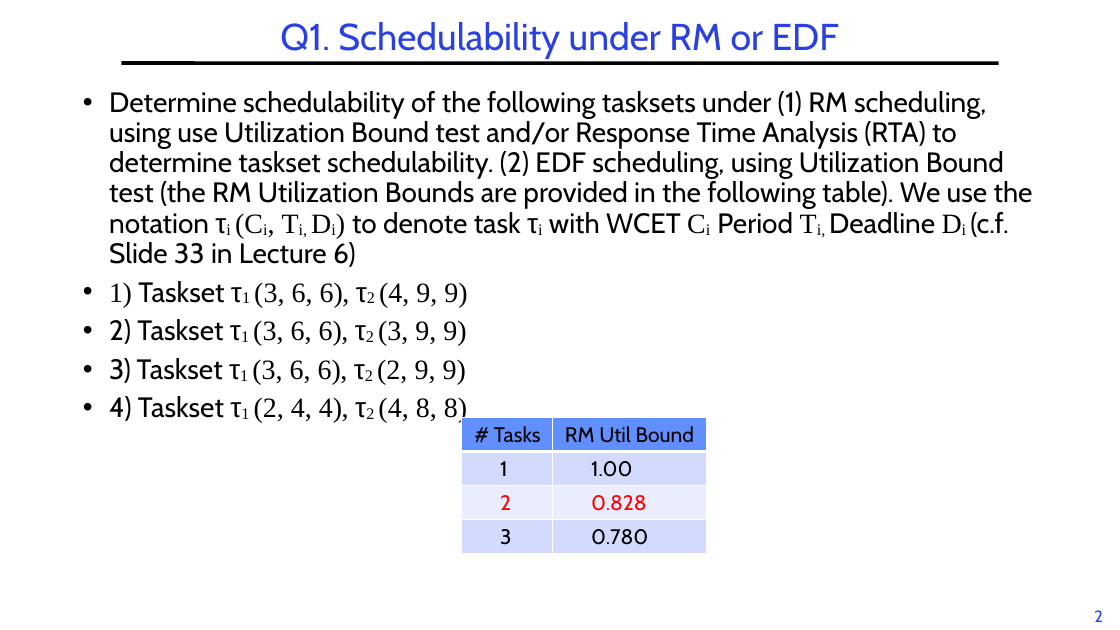
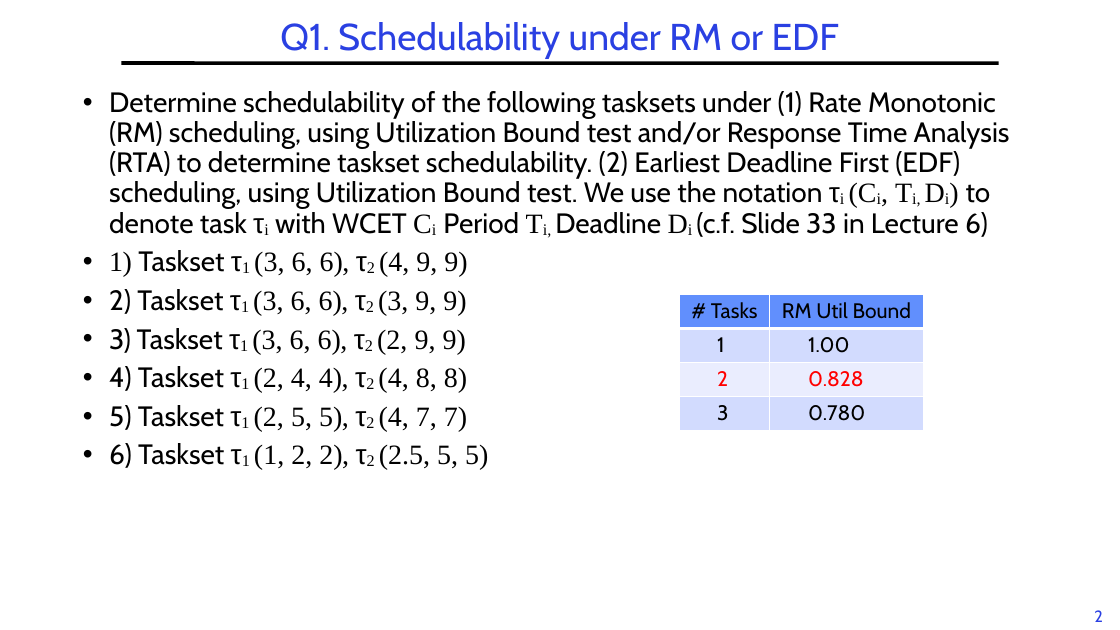
Before and after one commit to guhofstra/CSC256Fa25, a slide deck: slide 2 of PPTs/L6-Exercises ANS.pptx. Drawn at 1120x630 pixels with LibreOffice and Linux fonts; fonts in the diff are those of the drawing. Boxes give left, top, right and bottom in pixels: in the first picture for what was removed or moved away, otherwise in the second. Text is boxed around its words. In the diff, an @@ line names an element or a change of style, - is before the commit and + after.

```diff
--- a/PPTs/L6-Exercises ANS.pptx
+++ b/PPTs/L6-Exercises ANS.pptx
@@ text at [109,91,1010,237]: text changed @@
-• Determine schedulability of the following tasksets under (1) RM scheduling, using use Utilization Bound test and/or Response Time Analysis (RTA) to determine taskset schedulability. (2) EDF scheduling, using Utilization Bound test (the RM Utilization Bounds are provided in the following table). We use the notation τi (Ci, Ti, Di) to denote task τi with WCET Ci Period Ti, Deadline Di (c.f. Slide 33 in Lecture 6)
+• Determine schedulability of the following tasksets under (1) Rate Monotonic (RM) scheduling, using Utilization Bound test and/or Response Time Analysis (RTA) to determine taskset schedulability. (2) Earliest Deadline First (EDF) scheduling, using Utilization Bound test. We use the notation τi (Ci, Ti, Di) to denote task τi with WCET Ci Period Ti, Deadline Di (c.f. Slide 33 in Lecture 6)
@@ table: place and size @@
-table at [462,418,706,554]
+table at [679,294,923,430]
@@ text at [109,405,488,470]: paragraphs added @@
+• 5) Taskset τ1 (2, 5, 5), τ2 (4, 7, 7)
+• 6) Taskset τ1 (1, 2, 2), τ2 (2.5, 5, 5)
```
Also in this commit, not shown: 3 other slides changed, 7 slides added, 5 other files.
